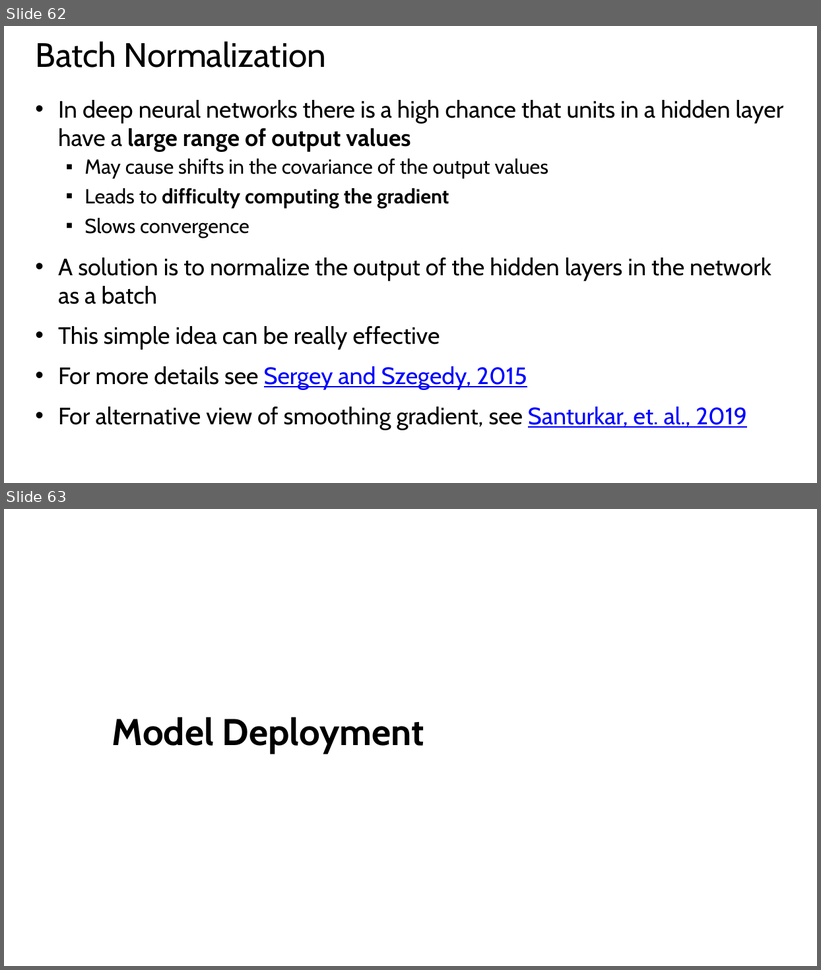
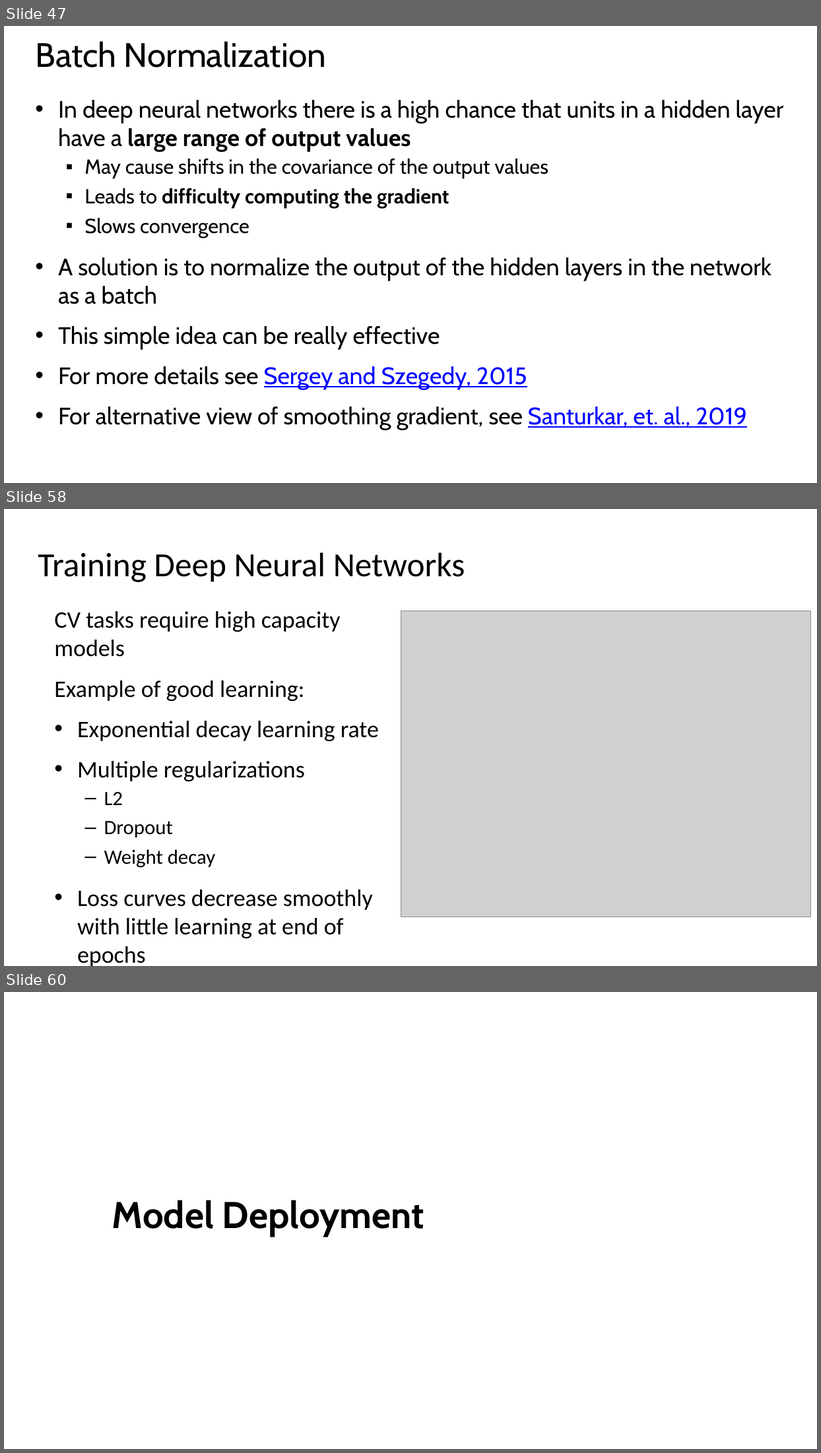
Before and after one commit to StephenElston/CSCI-E25, a slide deck: Slides/5_BuildingBlocksOfDeepLearning.pptx. Shown one above the other, each under a label of ours: slides 62 and 63 before the commit, slides 47, 58 and 60 after it; the slides between them are not shown. The pictures are 821x970 and 821x1453 pixels, drawn with LibreOffice and Linux fonts; fonts in the diff are those of the drawing; grey boxes stand for pictures. Boxes give left, top, right and bottom in pixels: in the first picture for what was removed or moved away, otherwise in the second. Text is boxed around its words. In the diff, an @@ line names an element or a change of style, - is before the commit and + after.

Commit message:
Added slides on NN architecture and learning

```diff
--- a/Slides/5_BuildingBlocksOfDeepLearning.pptx
+++ b/Slides/5_BuildingBlocksOfDeepLearning.pptx
@@ slide 58 added at box(4, 509, 817, 966), background #FFFFFF @@
@@ title added at box(38, 553, 465, 582), 40 pt, text #000000 @@
+Training Deep Neural Networks
@@ text added at box(54, 611, 379, 939), 28 pt, text #000000 @@
+CV tasks require high capacity models
+Example of good learning:
+• Exponential decay learning rate
+• Multiple regularizations
+  – L2
+  – Dropout
+  – Weight decay
+• Loss curves decrease smoothly with little learning at end of epochs
@@ picture added at box(401, 611, 811, 917) @@
@@ what was slide 62 is now slide 47 @@
@@ what was slide 63 is now slide 60 @@
```
Also in this commit, not shown: 2 slides changed, 11 other slides added.
